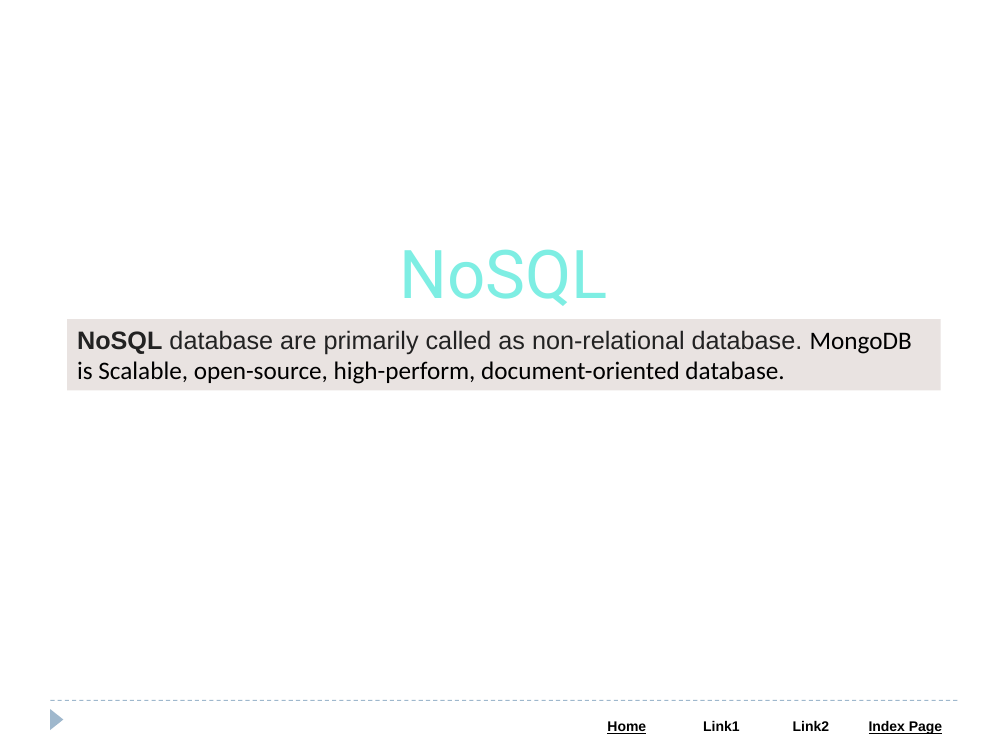
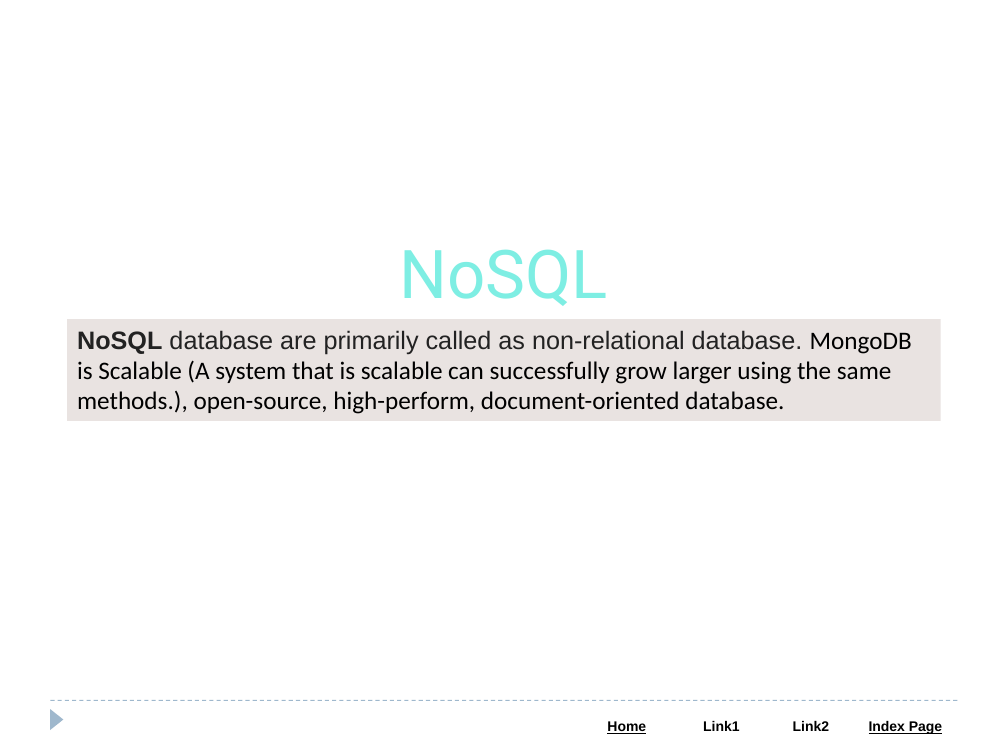
Before and after one commit to Saleel-Bagde/PPT-s, a slide deck: slide 5 of MongoDB PPT.pptx (slide 3 before the commit). Drawn at 1008x756 pixels with LibreOffice and Linux fonts; fonts in the diff are those of the drawing. Boxes give left, top, right and bottom in pixels: in the first picture for what was removed or moved away, otherwise in the second. Text is boxed around its words. In the diff, an @@ line names an element or a change of style, - is before the commit and + after.

```diff
--- a/MongoDB PPT.pptx
+++ b/MongoDB PPT.pptx
@@ rectangle "NoSQL database are primarily called ...": place and size @@
-rectangle "NoSQL database are primarily called ..." at (68,320,941,391)
+rectangle "NoSQL database are primarily called ..." at (68,320,941,421)
@@ text in rectangle at (77,330,912,414): text changed @@
-NoSQL database are primarily called as non-relational database. MongoDB is Scalable, open-source, high-perform, document-oriented database.
+NoSQL database are primarily called as non-relational database. MongoDB is Scalable (A system that is scalable can successfully grow larger using the same methods.), open-source, high-perform, document-oriented database.
```
Also in this commit, not shown: 17 other slides changed, 1 slide added, 36 slides removed, 2 other files.
